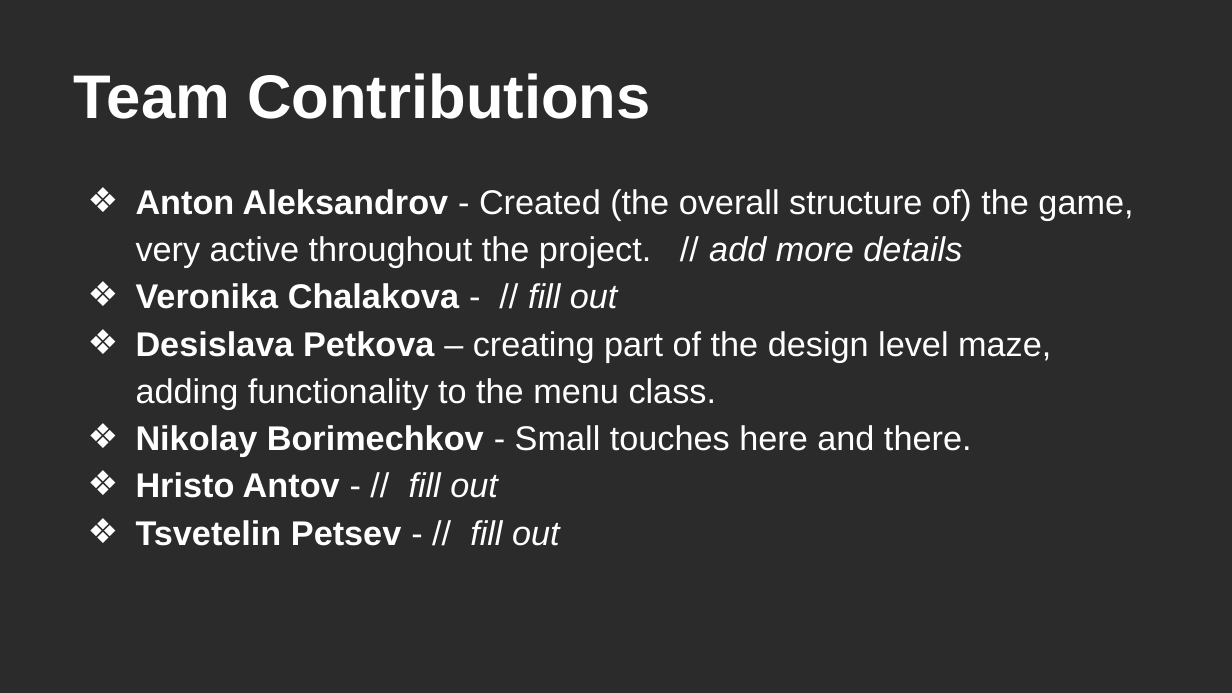
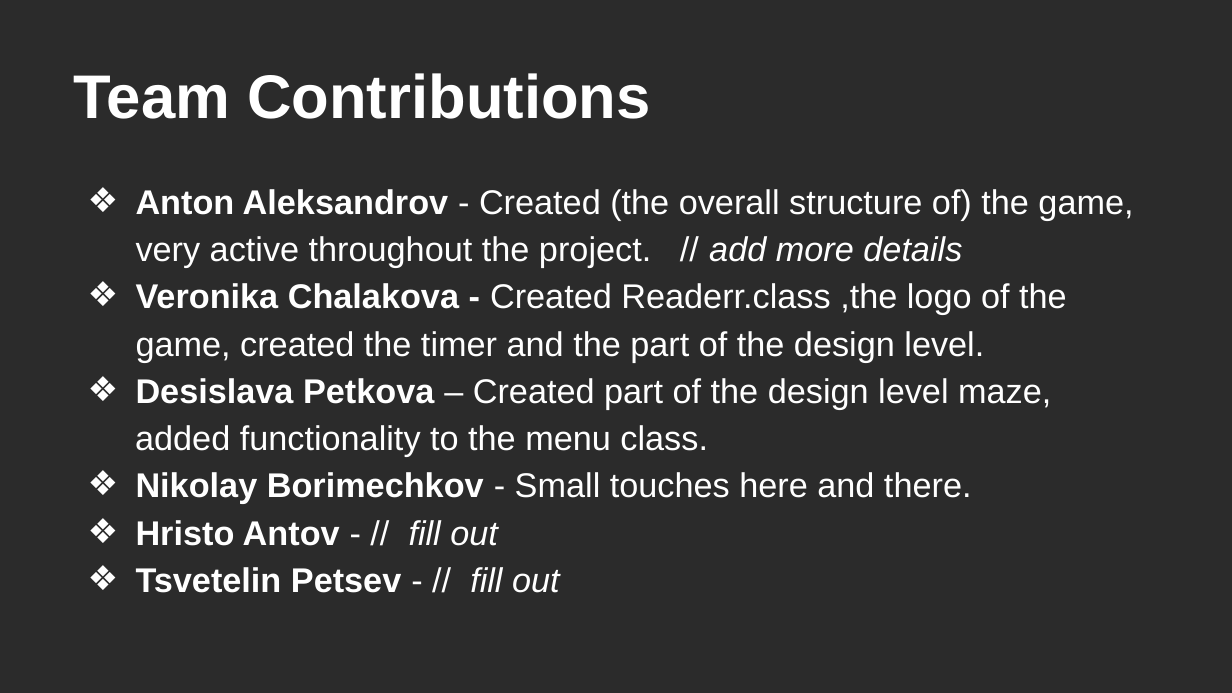
Before and after one commit to AntonAlexandrov/Maze-Game, a slide deck: slide 4 of Resources/For Public Defense/Golden Gate Maze Game Presentation.pptx. Drawn at 1232x693 pixels with LibreOffice and Linux fonts; fonts in the diff are those of the drawing; background and template pictures are left out; a plain dark background stands for a picture behind light text. Boxes give left, top, right and bottom in pixels: in the first picture for what was removed or moved away, otherwise in the second. Text is boxed around its words. In the diff, an @@ line names an element or a change of style, - is before the commit and + after.

Commit message:
initial commit

```diff
--- a/Resources/For Public Defense/Golden Gate Maze Game Presentation.pptx
+++ b/Resources/For Public Defense/Golden Gate Maze Game Presentation.pptx
@@ text at bbox=[135, 283, 1067, 457]: text changed @@
-❖ Veronika Chalakova - // fill out
-❖ Desislava Petkova – creating part of the design level maze, adding functionality to the menu class.
+❖ Veronika Chalakova - Created Readerr.class ,the logo of the game, created the timer and the part of the design level.
+❖ Desislava Petkova – Created part of the design level maze,
+added functionality to the menu class.
```
